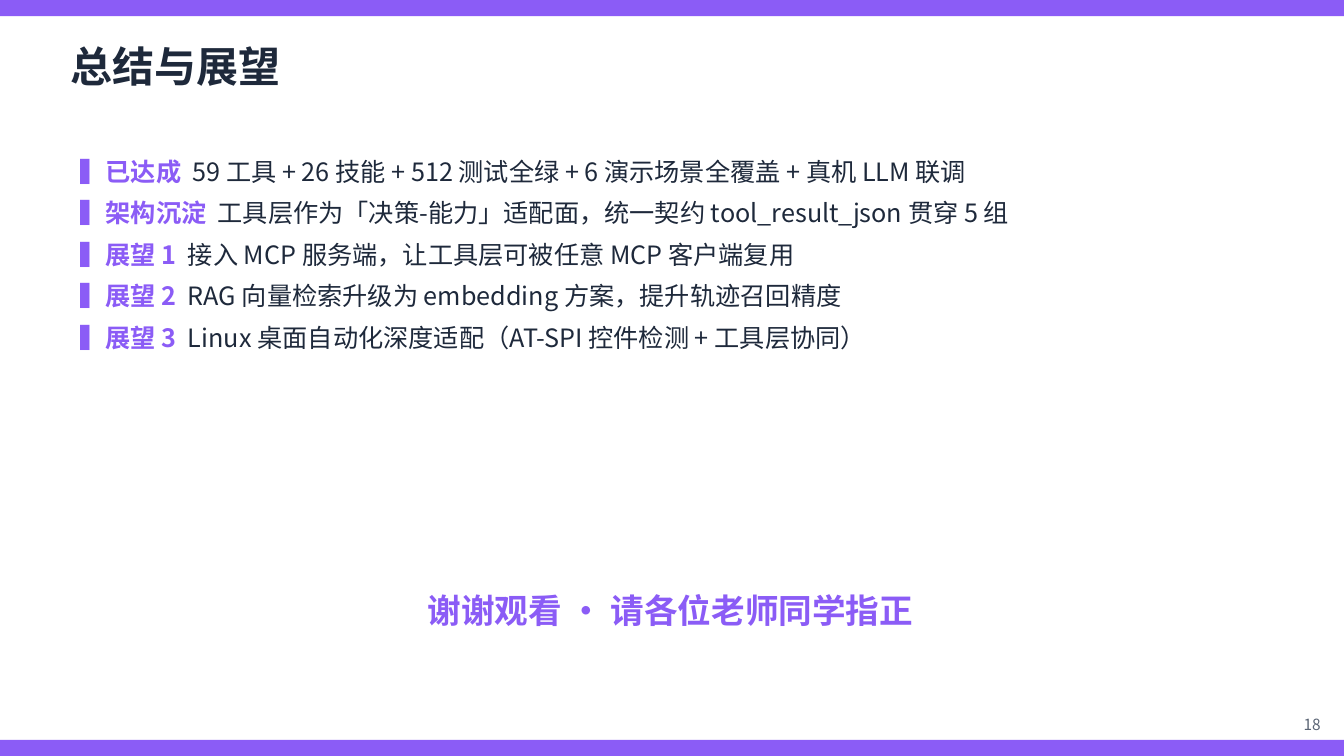
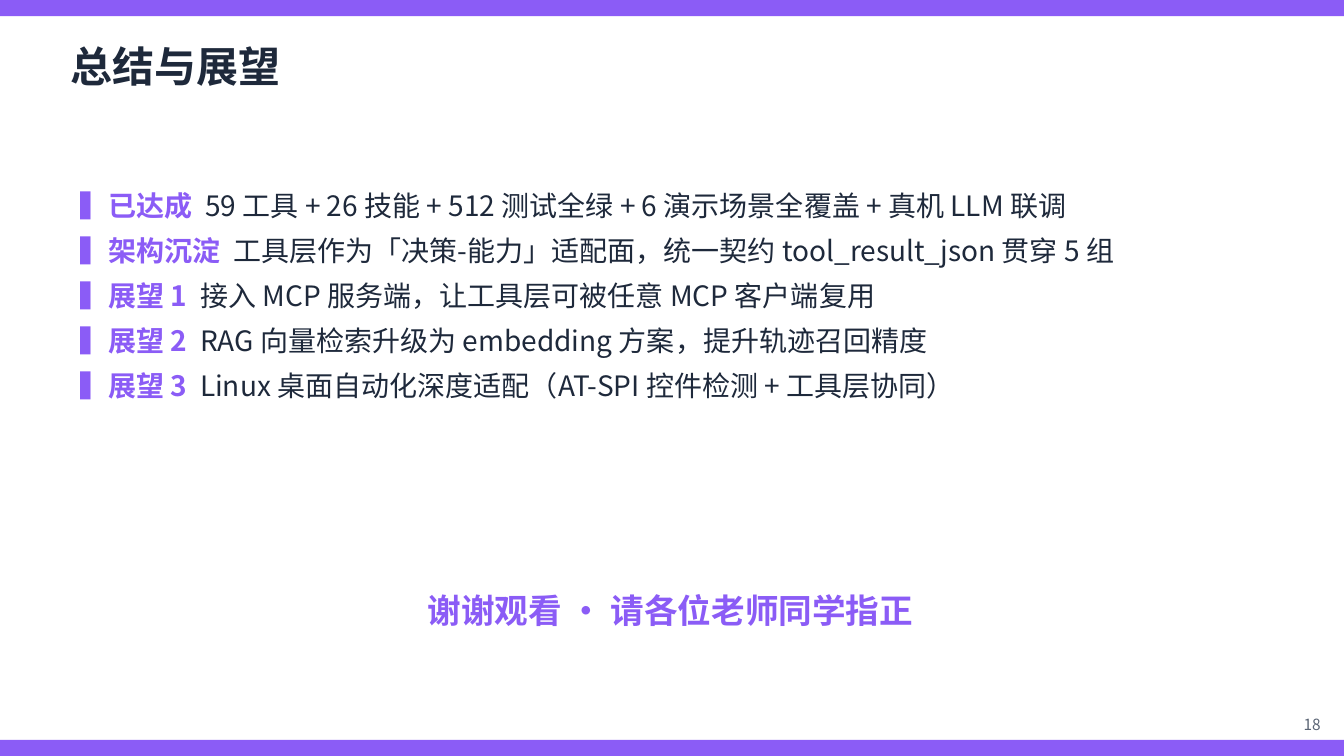
Before and after one commit to yurenhjh/miniyu, a slide deck: slide 18 of docs/第4组汇报PPT.pptx. Drawn at 1344x756 pixels with LibreOffice and Linux fonts; fonts in the diff are those of the drawing. Boxes give left, top, right and bottom in pixels: in the first picture for what was removed or moved away, otherwise in the second. Text is boxed around its words. In the diff, an @@ line names an element or a change of style, - is before the commit and + after.

```diff
--- a/docs/第4组汇报PPT.pptx
+++ b/docs/第4组汇报PPT.pptx
@@ text "▍已达成 59 工具 + 26 ...": place and size @@
-text "▍已达成 59 工具 + 26 ..." at (80,159,1009,350)
+text "▍已达成 59 工具 + 26 ..." at (80,191,1114,400)
@@ text "▍已达成 59 工具 + 26 ..." at (80,191,1114,400): size 18 to 20 pt @@
```
Also in this commit, not shown: 3 other slides changed.
